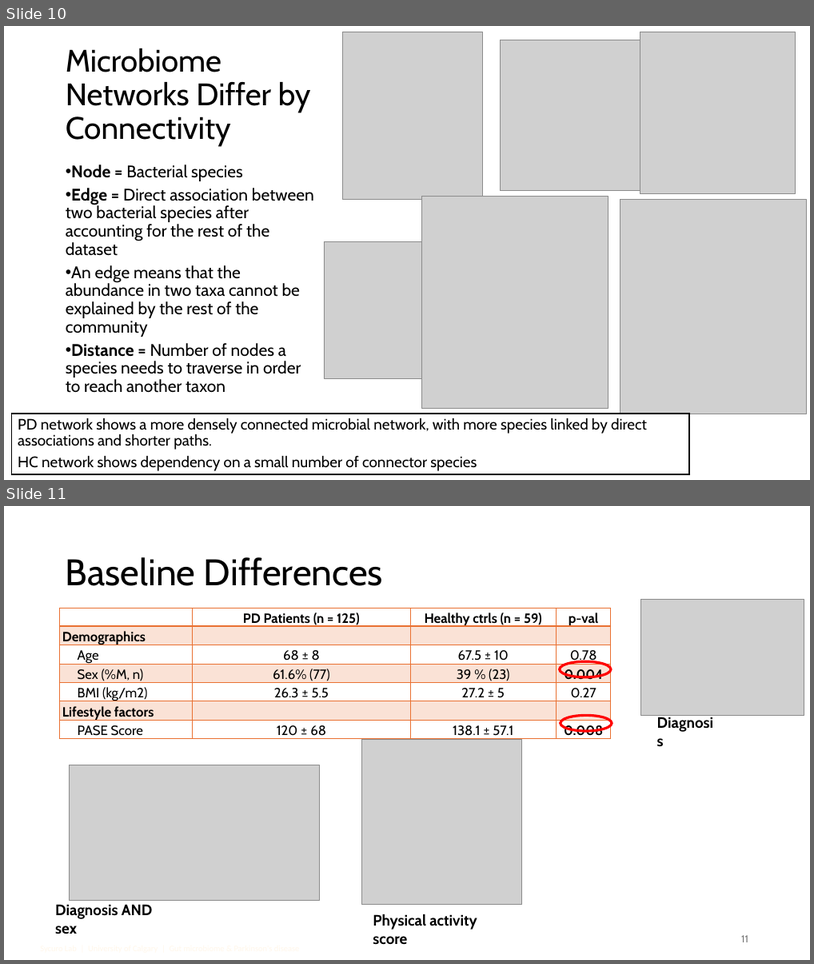
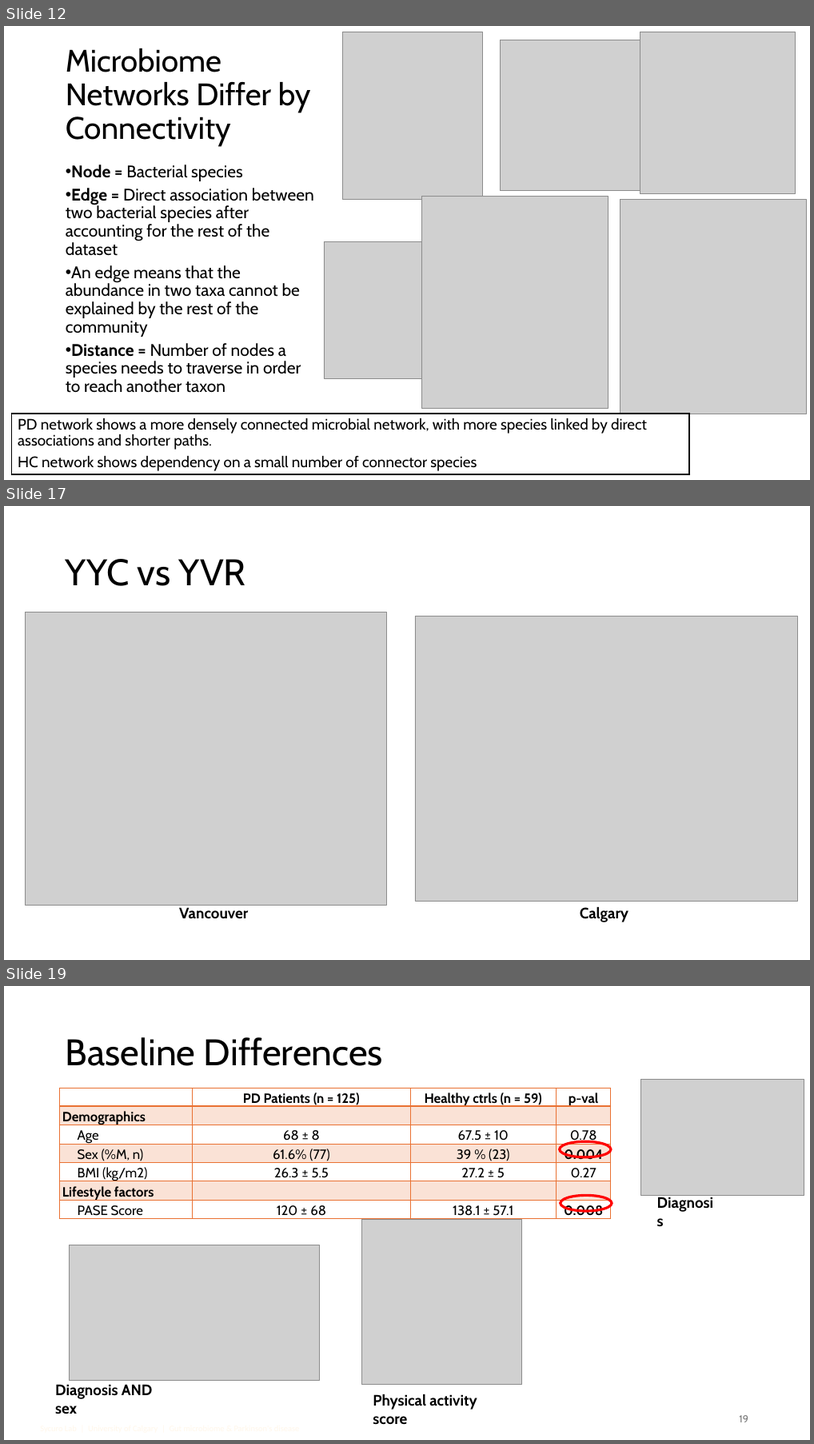
Before and after one commit to dcm9123/MIGUT, a slide deck: PD_update_june_2_2026.pptx. Shown one above the other, each under a label of ours: slides 10 and 11 before the commit, slides 12, 17 and 19 after it; the slides between them are not shown. The pictures are 814x964 and 814x1444 pixels, drawn with LibreOffice and Linux fonts; fonts in the diff are those of the drawing; grey boxes stand for pictures. Boxes give left, top, right and bottom in pixels: in the first picture for what was removed or moved away, otherwise in the second. Text is boxed around its words. In the diff, an @@ line names an element or a change of style, - is before the commit and + after.

```diff
--- a/PD_update_june_2_2026.pptx
+++ b/PD_update_june_2_2026.pptx
@@ slide 17 added at (4,506,810,960), background #FFFFFF @@
@@ title added at (66,559,246,586), 44 pt, text #000000 @@
+YYC vs YVR
@@ picture added at (25,612,387,904) @@
@@ picture added at (415,616,798,901) @@
@@ text added at (179,907,248,918), 18 pt, text #000000, bold @@
+Vancouver
@@ text added at (580,906,629,922), 18 pt, text #000000, bold @@
+Calgary
@@ what was slide 10 is now slide 12 @@
@@ what was slide 11 is now slide 19 @@
@@ page number at (739,1415,749,1422): text changed @@
-11
+19
```
Also in this commit, not shown: 7 other slides added, 4 other files.
